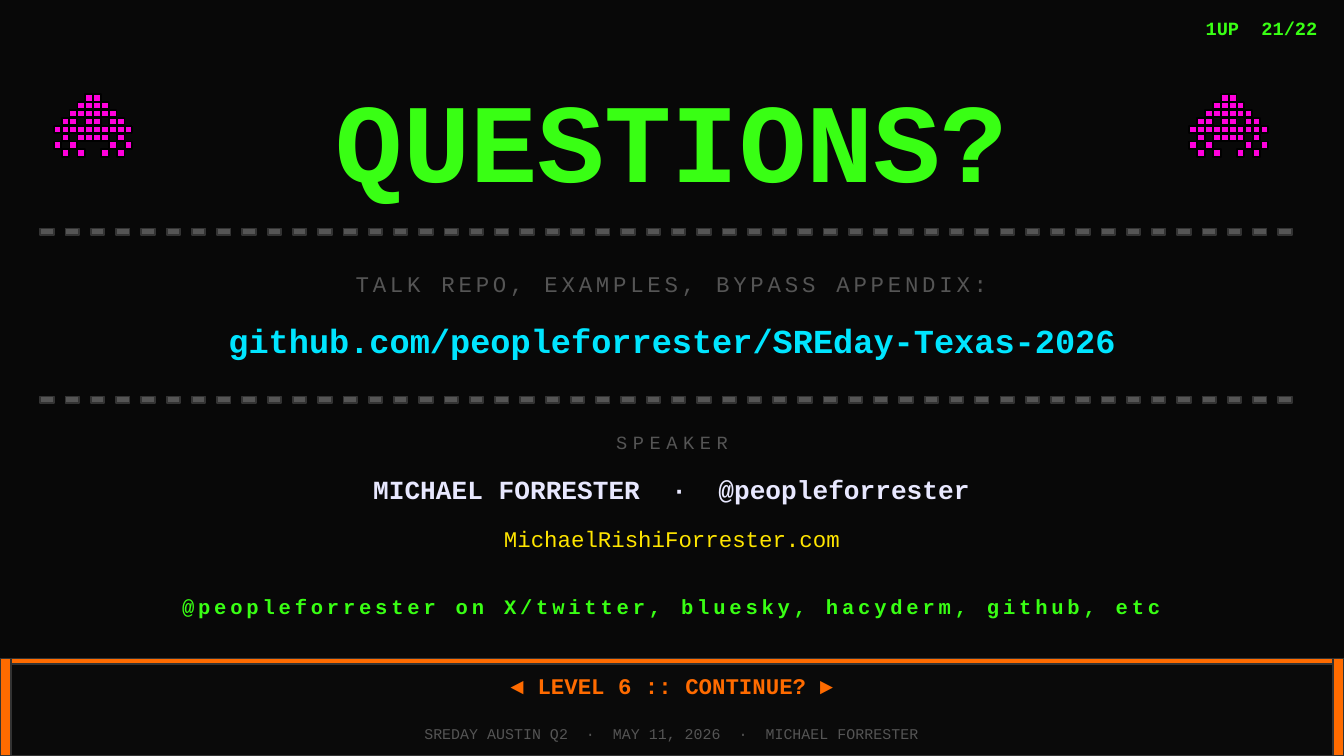
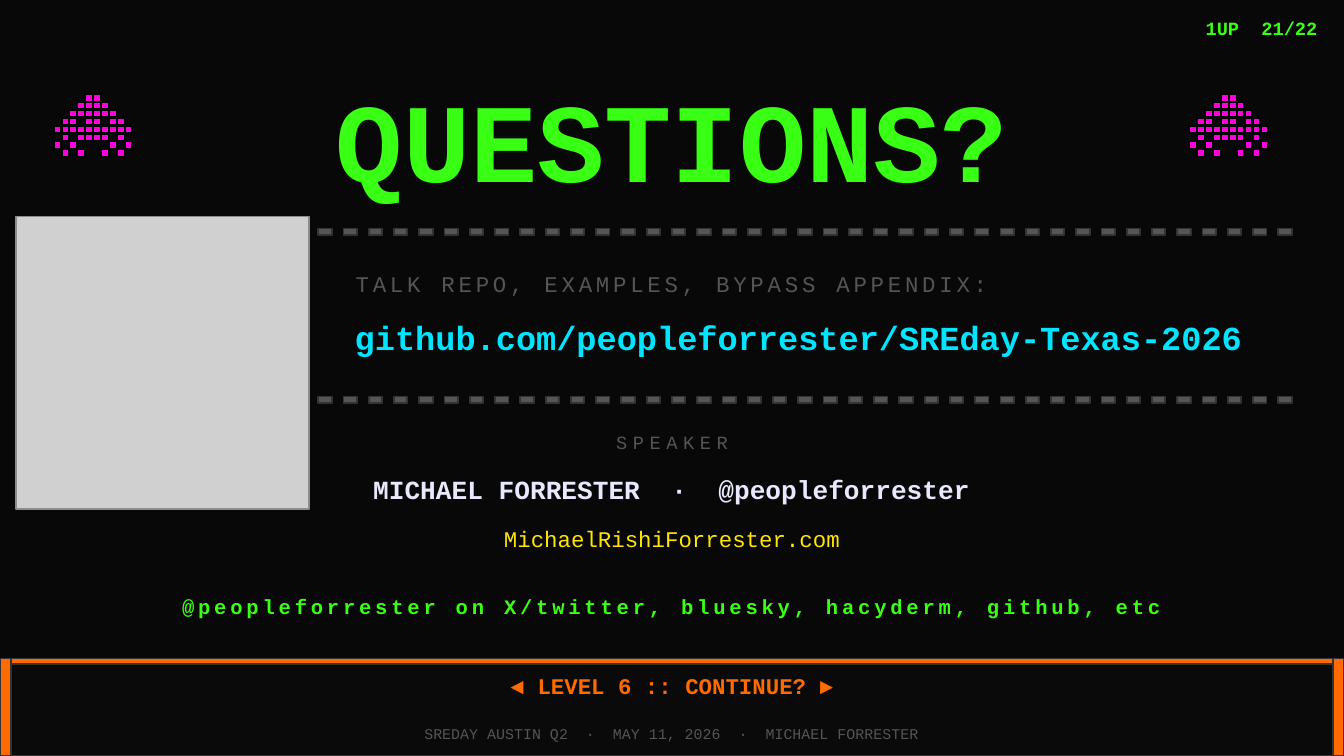
Before and after one commit to peopleforrester/SREday-Texas-2026, a slide deck: slide 20 of presentations/sreday-austin-2026-deck-arcade.pptx. Drawn at 1344x756 pixels with LibreOffice and Linux fonts; fonts in the diff are those of the drawing; grey boxes stand for pictures. Boxes give left, top, right and bottom in pixels: in the first picture for what was removed or moved away, otherwise in the second. Text is boxed around its words. In the diff, an @@ line names an element or a change of style, - is before the commit and + after.

Commit message:
Add files via upload
A presentation that can include a QR code and proper GitHub reference

```diff
--- a/presentations/sreday-austin-2026-deck-arcade.pptx
+++ b/presentations/sreday-austin-2026-deck-arcade.pptx
@@ picture added at (16, 216, 309, 508) @@
@@ rectangle removed at (40, 228, 54, 235) @@
@@ rectangle removed at (66, 228, 79, 235) @@
@@ rectangle removed at (91, 228, 105, 235) @@
@@ rectangle removed at (116, 228, 129, 235) @@
@@ rectangle removed at (141, 228, 155, 235) @@
@@ rectangle removed at (167, 228, 180, 235) @@
@@ rectangle removed at (192, 228, 206, 235) @@
@@ rectangle removed at (218, 228, 231, 235) @@
@@ rectangle removed at (242, 228, 255, 235) @@
@@ rectangle removed at (267, 228, 281, 235) @@
@@ rectangle removed at (293, 228, 306, 235) @@
@@ text "github.com/peopleforrester/SREday-Texas-2026": place and size @@
-text "github.com/peopleforrester/SREday-Texas-2026" at (228, 329, 1115, 360)
+text "github.com/peopleforrester/SREday-Texas-2026" at (355, 325, 1242, 357)
@@ rectangle removed at (40, 396, 54, 403) @@
@@ rectangle removed at (66, 396, 79, 403) @@
@@ rectangle removed at (91, 396, 105, 403) @@
@@ rectangle removed at (116, 396, 129, 403) @@
@@ rectangle removed at (141, 396, 155, 403) @@
@@ rectangle removed at (167, 396, 180, 403) @@
@@ rectangle removed at (192, 396, 206, 403) @@
@@ rectangle removed at (218, 396, 231, 403) @@
@@ rectangle removed at (242, 396, 255, 403) @@
@@ rectangle removed at (267, 396, 281, 403) @@
@@ rectangle removed at (293, 396, 306, 403) @@
```
